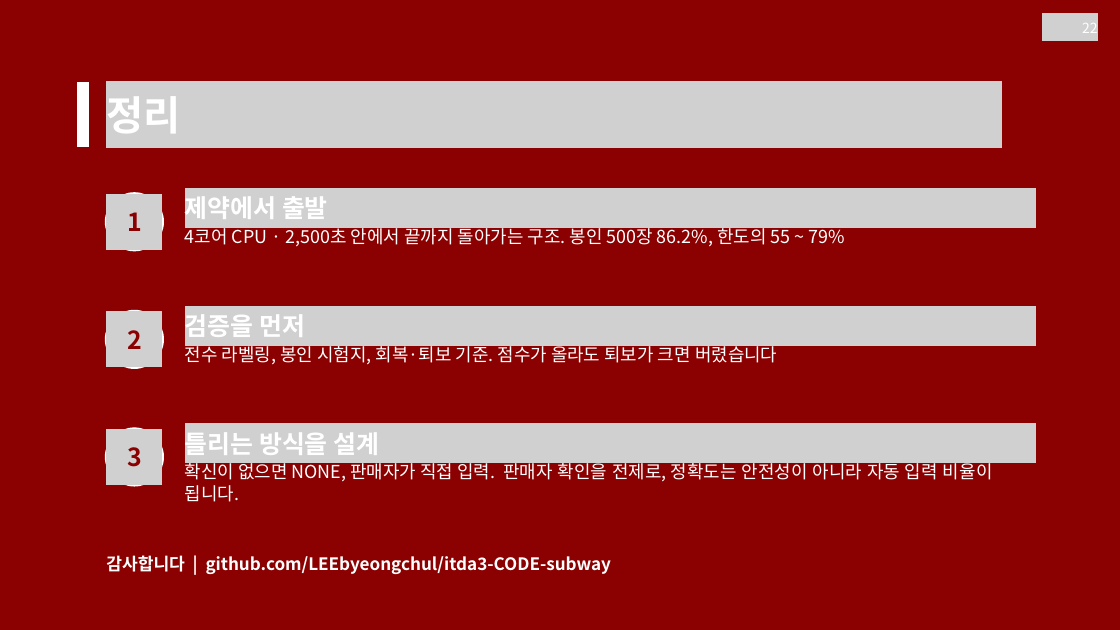
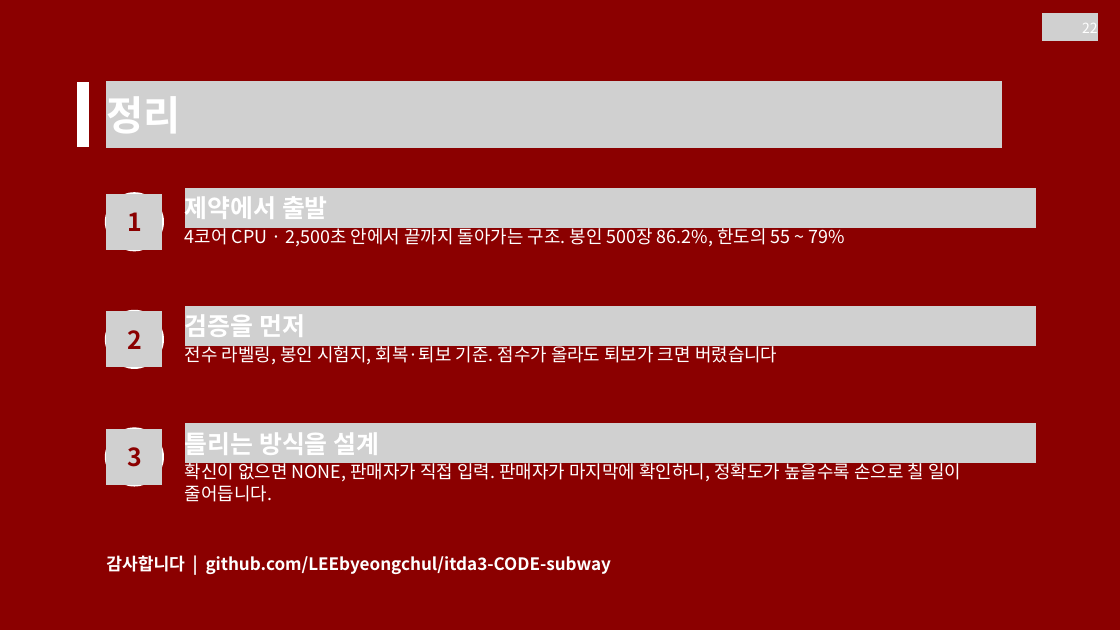
Before and after one commit to LEEbyeongchul/itda3-CODE-subway, a slide deck: slide 22 of 발표/[CODE]_서브웨이_본선발표.pptx. Drawn at 1120x630 pixels with LibreOffice and Linux fonts; fonts in the diff are those of the drawing; grey boxes stand for pictures. Boxes give left, top, right and bottom in pixels: in the first picture for what was removed or moved away, otherwise in the second. Text is boxed around its words. In the diff, an @@ line names an element or a change of style, - is before the commit and + after.

```diff
--- a/발표/[CODE]_서브웨이_본선발표.pptx
+++ b/발표/[CODE]_서브웨이_본선발표.pptx
@@ text at [185, 460, 961, 502]: text changed @@
-확신이 없으면 NONE, 판매자가 직접 입력. 판매자 확인을 전제로, 정확도는 안전성이 아니라 자동 입력 비율이 됩니다.
+확신이 없으면 NONE, 판매자가 직접 입력. 판매자가 마지막에 확인하니, 정확도가 높을수록 손으로 칠 일이 줄어듭니다.
```
Also in this commit, not shown: 10 other slides changed, 2 other files.
